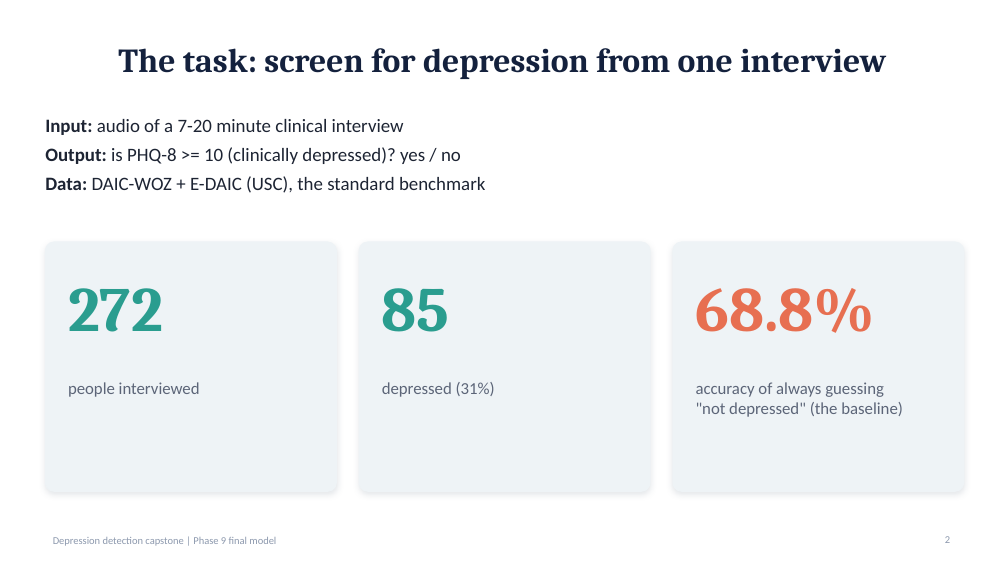
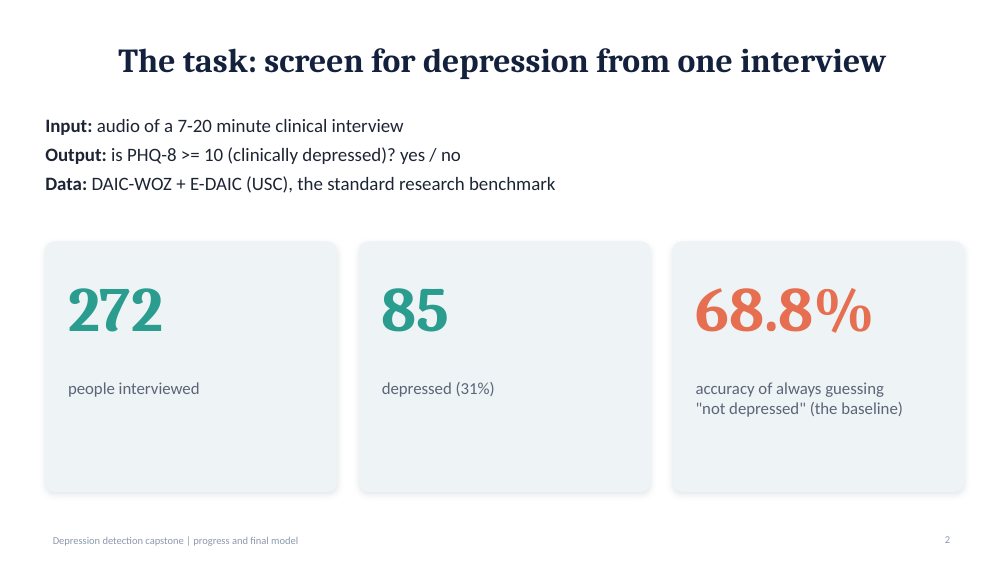
Before and after one commit to Vivan182005/depression-detection, a slide deck: slide 2 of reports/research_v2/Final_Model_Results.pptx. Drawn at 1008x567 pixels with LibreOffice and Linux fonts; fonts in the diff are those of the drawing. Boxes give left, top, right and bottom in pixels: in the first picture for what was removed or moved away, otherwise in the second. Text is boxed around its words. In the diff, an @@ line names an element or a change of style, - is before the commit and + after.

```diff
--- a/reports/research_v2/Final_Model_Results.pptx
+++ b/reports/research_v2/Final_Model_Results.pptx
@@ text at <box>45,176,555,193</box>: text changed @@
-Data: DAIC-WOZ + E-DAIC (USC), the standard benchmark
+Data: DAIC-WOZ + E-DAIC (USC), the standard research benchmark
@@ text at <box>53,537,298,546</box>: text changed @@
-Depression detection capstone | Phase 9 final model
+Depression detection capstone | progress and final model
```
Also in this commit, not shown: 9 other slides changed, 13 slides added, 3 slides removed, 5 other files.
